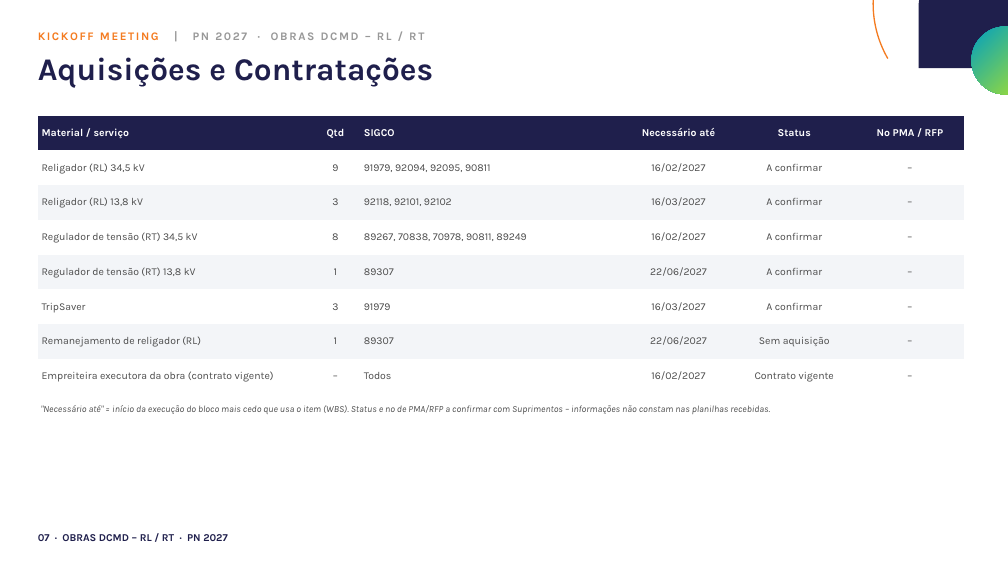
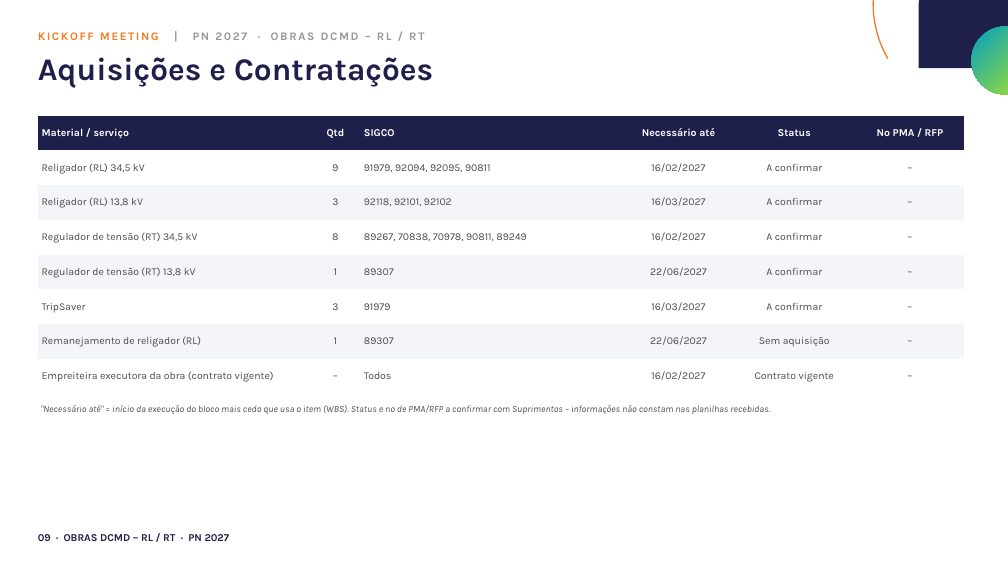
Before and after one commit to sandro-padilha/proposta_comercial, a slide deck: slide 9 of PN_2027/KOM_PN_2027_Obras_DCMD_RL_RT.pptx (slide 7 before the commit). Drawn at 1008x567 pixels with LibreOffice and Linux fonts; fonts in the diff are those of the drawing; background and template pictures are left out. Boxes give left, top, right and bottom in pixels: in the first picture for what was removed or moved away, otherwise in the second. Text is boxed around its words. In the diff, an @@ line names an element or a change of style, - is before the commit and + after.

```diff
--- a/PN_2027/KOM_PN_2027_Obras_DCMD_RL_RT.pptx
+++ b/PN_2027/KOM_PN_2027_Obras_DCMD_RL_RT.pptx
@@ text at box(38, 534, 229, 541): text changed @@
-07 · OBRAS DCMD – RL / RT · PN 2027
+09 · OBRAS DCMD – RL / RT · PN 2027
```
Also in this commit, not shown: 9 other slides changed, 2 slides added, 2 other files.
